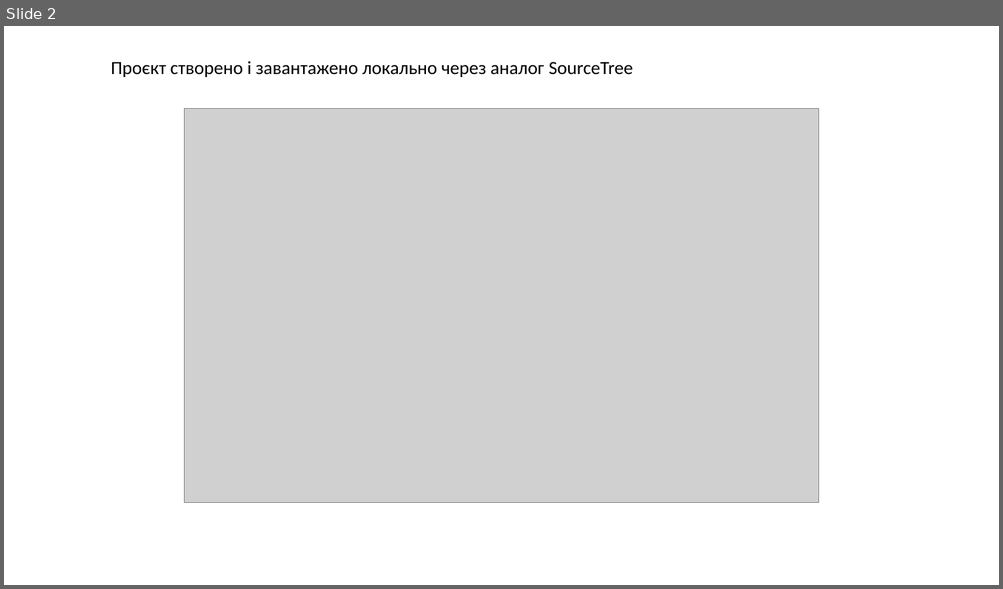
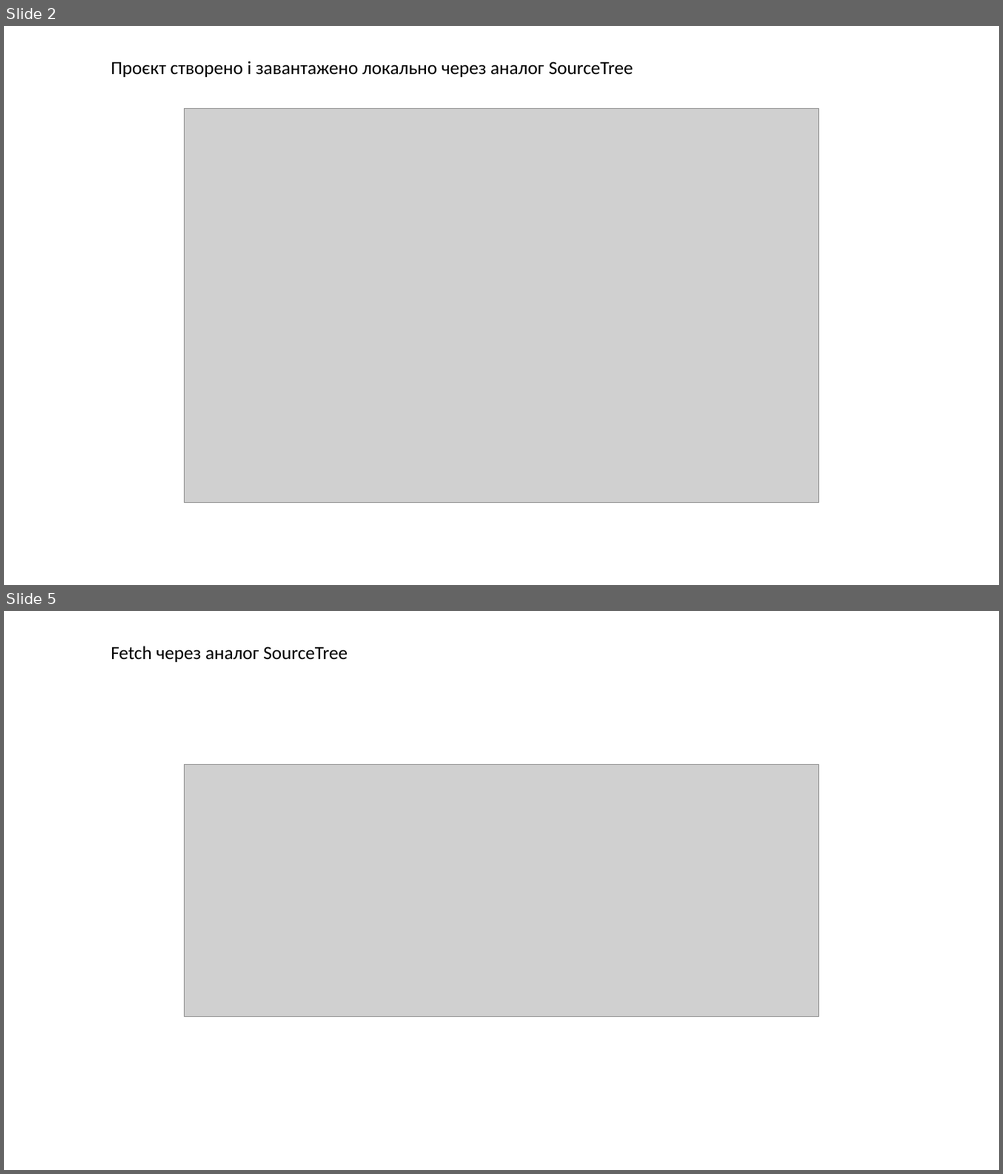
Before and after one commit to Urrba/Tech-Mind-Homework, a slide deck: Homework 3_Yevhenii Urbanas.pptx. Shown one above the other, each under a label of ours: slide 2 before the commit, slides 2 and 5 after it; the slides between them are not shown. The pictures are 1003x589 and 1003x1174 pixels, drawn with LibreOffice and Linux fonts; fonts in the diff are those of the drawing; grey boxes stand for pictures. Boxes give left, top, right and bottom in pixels: in the first picture for what was removed or moved away, otherwise in the second. Text is boxed around its words. In the diff, an @@ line names an element or a change of style, - is before the commit and + after.

```diff
--- a/Homework 3_Yevhenii Urbanas.pptx
+++ b/Homework 3_Yevhenii Urbanas.pptx
@@ slide 5 added at box(4, 611, 999, 1170), background #FFFFFF @@
@@ text added at box(111, 646, 347, 662), 18 pt, text #000000 @@
+Fetch через аналог SourceTree
@@ picture added at box(185, 765, 819, 1017) @@
```
Also in this commit, not shown: 2 other slides added, 1 slide removed.
